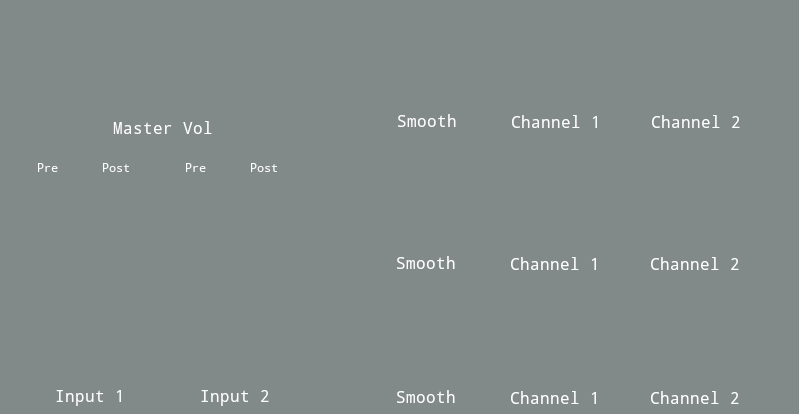
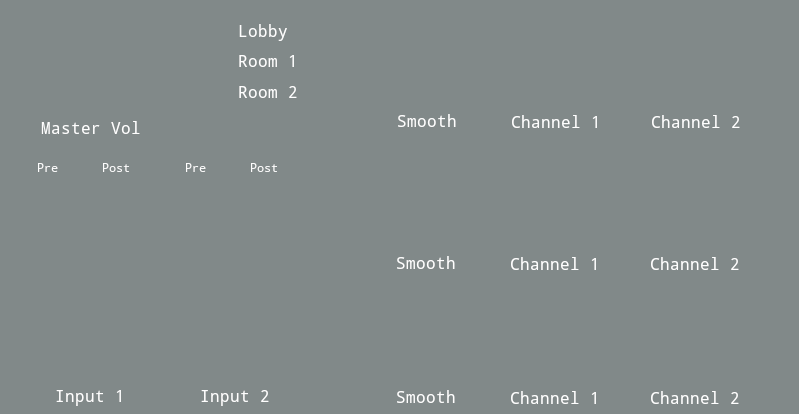
Two versions of the same layered image (799x414). Layer-by-layer changes:
painted on "Background" over left=41, top=24, right=297, bottom=134
